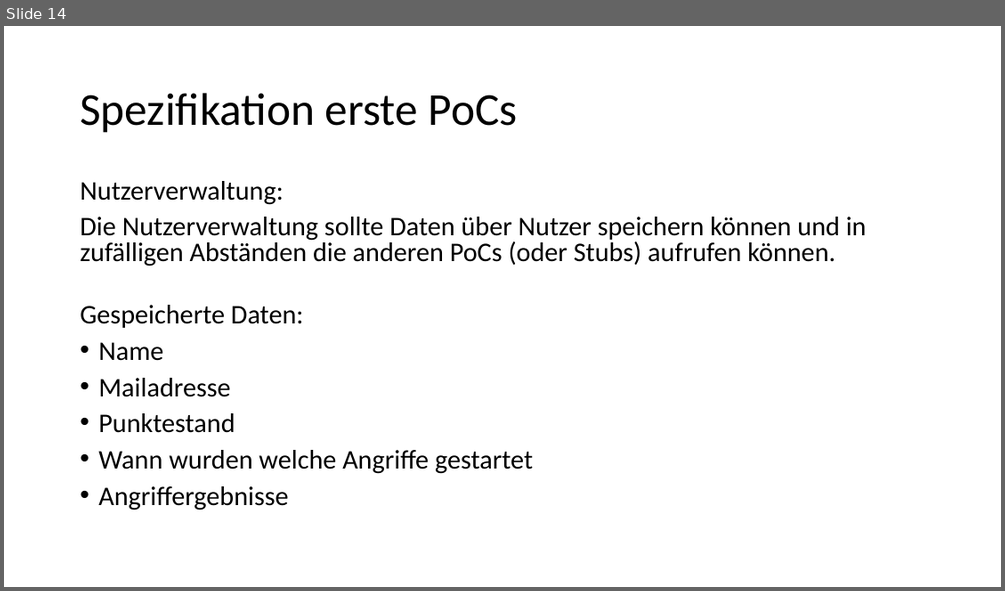
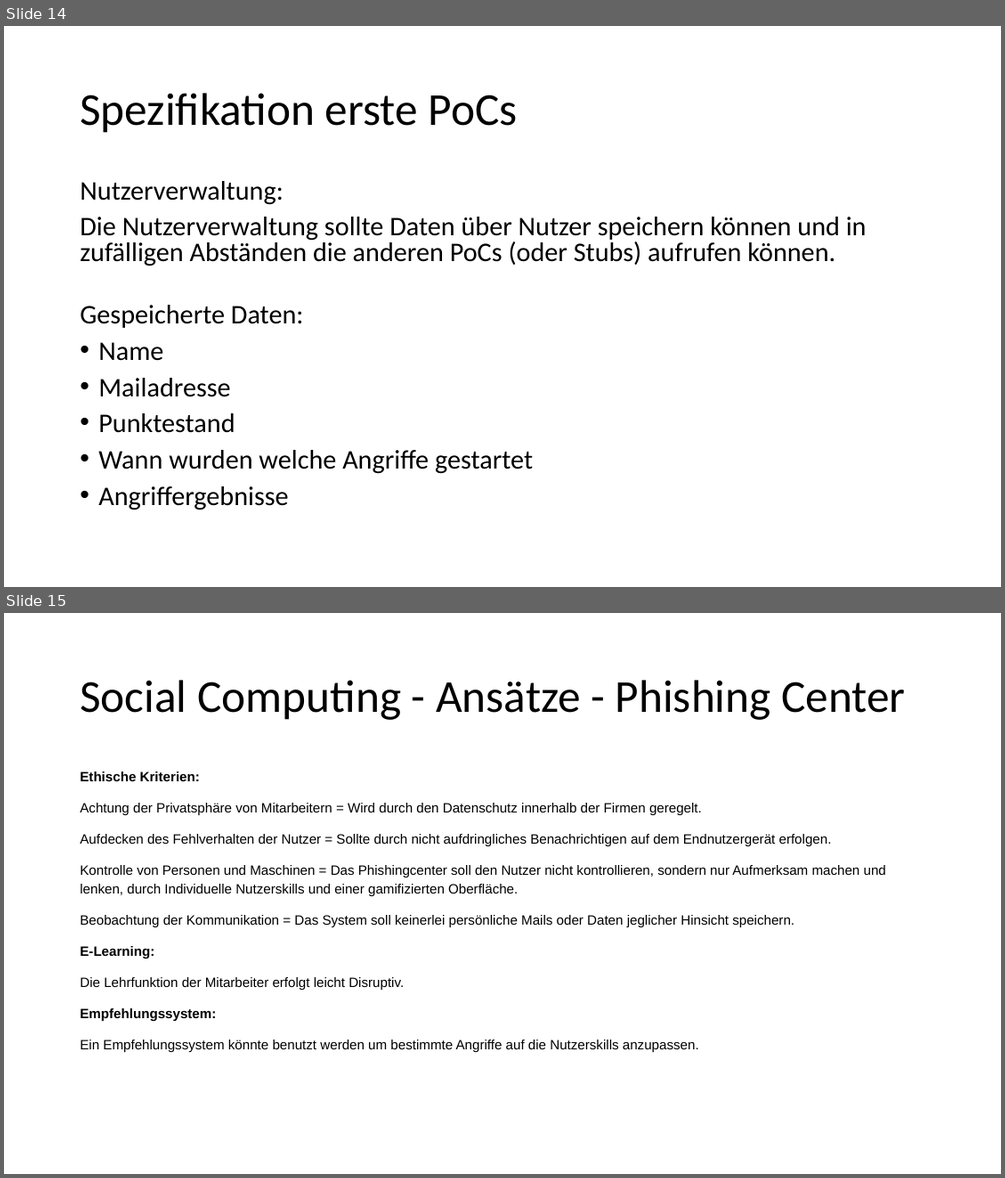
Before and after one commit to Snapstromegon/EPWS2019RaphaelHoeserTimSchettler, a slide deck: Audits/Audit 1/audit1.pptx. Shown one above the other, each under a label of ours: slide 14 before the commit, slides 14 and 15 after it. The pictures are 1005x591 and 1005x1178 pixels, drawn with LibreOffice and Linux fonts; fonts in the diff are those of the drawing. Boxes give left, top, right and bottom in pixels: in the first picture for what was removed or moved away, otherwise in the second. Text is boxed around its words. In the diff, an @@ line names an element or a change of style, - is before the commit and + after.

```diff
--- a/Audits/Audit 1/audit1.pptx
+++ b/Audits/Audit 1/audit1.pptx
@@ slide 15 added at (x1=4, y1=613, x2=1001, y2=1174), background #FFFFFF @@
@@ title added at (x1=80, y1=680, x2=905, y2=720), 44 pt, text #000000 @@
+Social Computing - Ansätze - Phishing Center
@@ text added at (x1=80, y1=771, x2=886, y2=1052), 13 pt, text #000000 @@
+Ethische Kriterien:
+Achtung der Privatsphäre von Mitarbeitern = Wird durch den Datenschutz innerhalb der Firmen geregelt.
+Aufdecken des Fehlverhalten der Nutzer = Sollte durch nicht aufdringliches Benachrichtigen auf dem Endnutzergerät erfolgen.
+Kontrolle von Personen und Maschinen = Das Phishingcenter soll den Nutzer nicht kontrollieren, sondern nur Aufmerksam machen und lenken, durch Individuelle Nutzerskills und einer gamifizierten Oberfläche.
+Beobachtung der Kommunikation = Das System soll keinerlei persönliche Mails oder Daten jeglicher Hinsicht speichern.
+E-Learning:
+Die Lehrfunktion der Mitarbeiter erfolgt leicht Disruptiv.
+Empfehlungssystem:
+Ein Empfehlungssystem könnte benutzt werden um bestimmte Angriffe auf die Nutzerskills anzupassen.
```
Also in this commit, not shown: 11 other slides changed, 1 other slide added.
